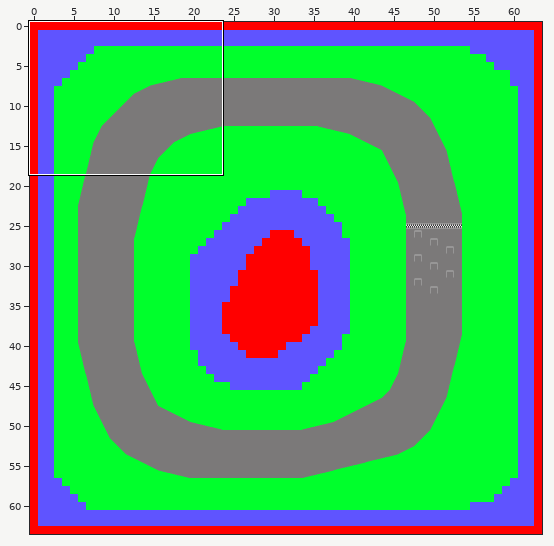
A Tiled map gets an edit: assets/courses/track_test.tmx. Above, an overview of the earlier version with the close-up marked.
Close-up. Earlier state:
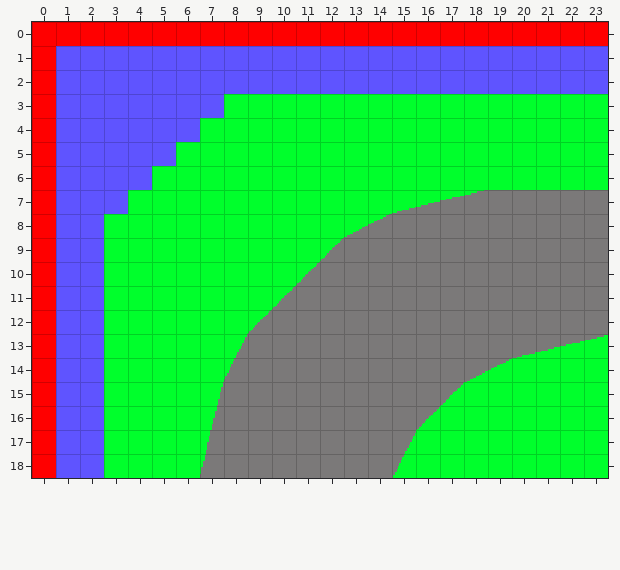
Cells are 16x16 px. Shown: x 0..23, y 0..18. The commit also changed other parts of the map, which this record leaves out.
And afterwards:
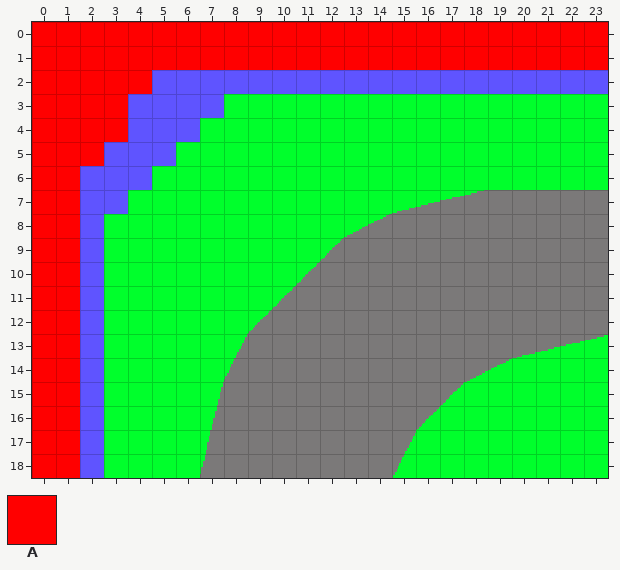
Key: from "template_tiles.tsx": A 0.
_ is an empty cell.
Diff:
Layer "killzone":
y 1: x 1..23 _______________________ -> AAAAAAAAAAAAAAAAAAAAAAA
y 2: x 1..4 ____ -> AAAA
y 3..4: x 1..3 ___ -> AAA
y 5: x 1..2 __ -> AA
y 6..18: x 1 _ -> A
Pixel boxes of the changes (left, top, right, bottom) in both close-ups:
added: (56, 46, 608, 478)
